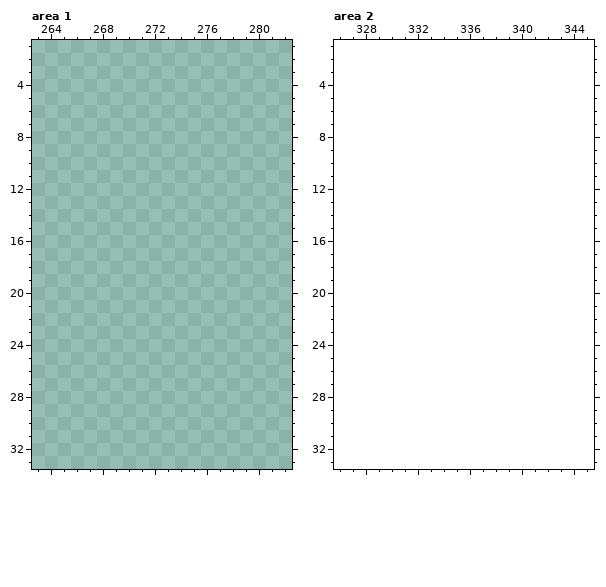
Two states of a pixel-art file, global/npcs/assets/npcs_sprite_sheet.aseprite. Above is the file before it was changed.
320x320 pixels, 1 frame. Colours within 5 levels of each other are drawn and written as one. Shown: area 1: x 263..282, y 1..33; area 2: x 326..345, y 1..33. The old version is drawn lined up with the new one, on the new canvas. The commit also changed other parts of the picture, which this record leaves out.
The same view after the edit:
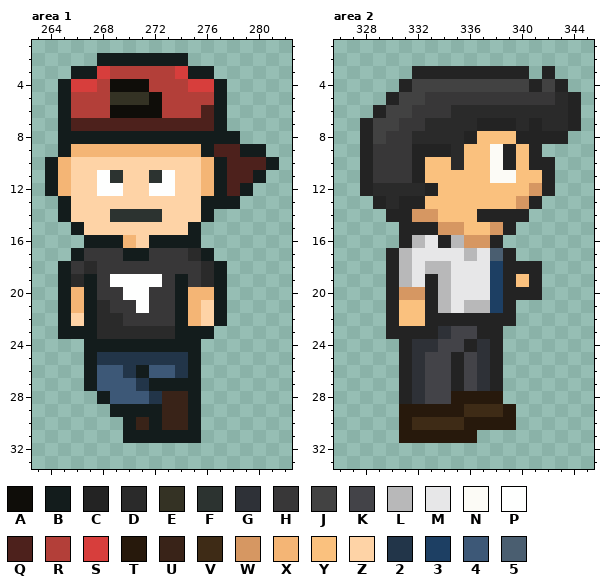
Palette (. is transparent): A #0f0d09  B #131c1c  C #232323  D #2a2a2a  E #343224  F #2c3330  G #2e3137  H #383738  J #424242  K #434348  L #b8b8b9  M #e7e7e8  N #fcfbf6  P #fefffe  Q #4d211c  R #b33f39  S #d73e3c  T #27190c  U #392318  V #3e2b16  W #d69762  X #f4b575  Y #fac17e  Z #fed3a6  2 #223549  3 #1d3f63  4 #3d5877  5 #4a5e70
Diff:
canvas 320x320 -> 960x320
--- area 1
@@ x 263..282 @@
  1 ....................
- 2 ....................
- 3 ....................
- 4 ....................
- 5 ....................
- 6 ....................
- 7 ....................
- 8 ....................
- 9 ....................
-10 ....................
-11 ....................
-12 ....................
-13 ....................
-14 ....................
-15 ....................
-16 ....................
-17 ....................
-18 ....................
-19 ....................
-20 ....................
-21 ....................
-22 ....................
-23 ....................
-24 ....................
-25 ....................
-26 ....................
-27 ....................
-28 ....................
-29 ....................
-30 ....................
-31 ....................
+ 2 .....BBBBBBB........
+ 3 ...BBSRRRRRSBB......
+ 4 ..BSSRAAARRRSSB.....
+ 5 ..BRRREEEARRRRB.....
+ 6 ..BRRRAAAARRRQB.....
+ 7 ..BQQQQQQQQQQQB.....
+ 8 ..BBBBBBBBBBBBBB....
+ 9 ..BXXXXXXXXXXBQQBB..
+10 .BXZZZZZZZZZZXBQQQB.
+11 .BXZZPFZZFPZZXBQQB..
+12 .BXZZPPZZPPZZXBQB...
+13 ..BZZZZZZZZZZBBB....
+14 ..BZZZFFFFZZZB......
+15 ...BZZZZZZZZB.......
+16 ....BBBXZBBBB.......
+17 ...BHHHBBHHHDB......
+18 ..BHDHHHHHHHHDB.....
+19 ..BDBHPPPPHBHDB.....
+20 ..BXBHHPPHHBXXB.....
+21 ..BXBDHHPHHBXZB.....
+22 ..BZBDDHHHHBXZB.....
+23 ..BBBDDDDDDBBB......
+24 ....BBBBBBBBB.......
+25 ....B2222222B.......
+26 ....B442B442B.......
+27 ....B4442BBBB.......
+28 .....B4442UUB.......
+29 ......BBBBUUB.......
+30 .......BUBUUB.......
+31 .......BBBBBB.......
 32 ....................
--- area 2
@@ x 326..345 @@
  2 ....................
- 3 ....................
- 4 ....................
- 5 ....................
- 6 ....................
- 7 ....................
- 8 ....................
- 9 ....................
-10 ....................
-11 ....................
-12 ....................
-13 ....................
-14 ....................
-15 ....................
-16 ....................
-17 ....................
-18 ....................
-19 ....................
-20 ....................
-21 ....................
-22 ....................
-23 ....................
-24 ....................
-25 ....................
-26 ....................
-27 ....................
-28 ....................
-29 ....................
-30 ....................
-31 ....................
+ 3 ......CCCCCCCCC.C...
+ 4 .....CJJJJJJJJJCJC..
+ 5 ....CJJHHHHHHHHHHDC.
+ 6 ...CJJHHHDDDDDDDDDC.
+ 7 ..CJJHHDDDDCCCDCDDC.
+ 8 ..CJHHDDDDCYYYCCCC..
+ 9 ..CHHHCCCDYYNCYC....
+10 ..CHHHCYYDYYNCYCC...
+11 ..CHHHCYYYYYNNYYC...
+12 ..CDDDDCYYYYYYYWC...
+13 ...CDCCYYYYYYYWC....
+14 ....CCWWYYYCCCC.....
+15 .....CCCWWYYWC......
+16 .....CLMCLWWC.......
+17 ....CLMMMMLM5C......
+18 ....CLMLLMMM3CCC....
+19 ....CLMCLMMM3CYC....
+20 ....CWWCLMMM3CCC....
+21 ....CYYCLMLL3C......
+22 ....CYYCCCCCCC......
+23 ....CCCCGKKCC.......
+24 .....CGGKKCGC.......
+25 .....CGKKCKGC.......
+26 .....CGKKCKGC.......
+27 .....CGKKCKGC.......
+28 .....CGKKTTTT.......
+29 .....TTTTTVVVT......
+30 .....TVVVVTTTT......
+31 .....TTTTTT.........
 32 ....................
Changed places in both pictures, as pixel boxes (x1, y1, x2, y2):
added: (45, 53, 279, 443)
added: (360, 66, 581, 443)
